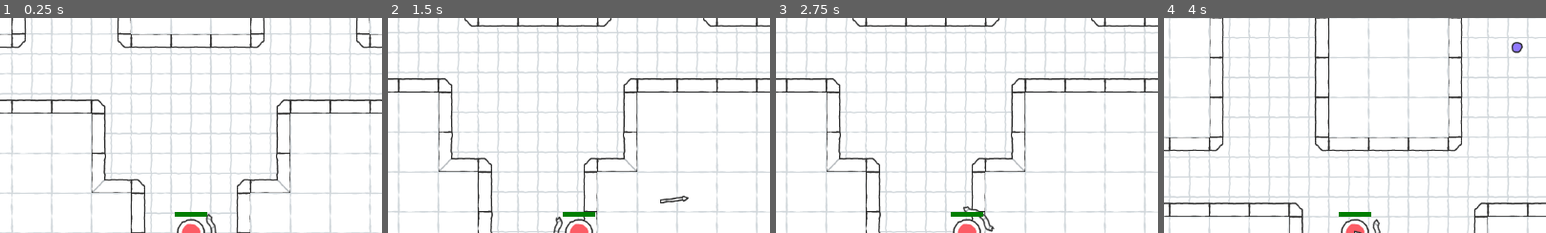
Above: before the commit, frames 1-4 (left to right).
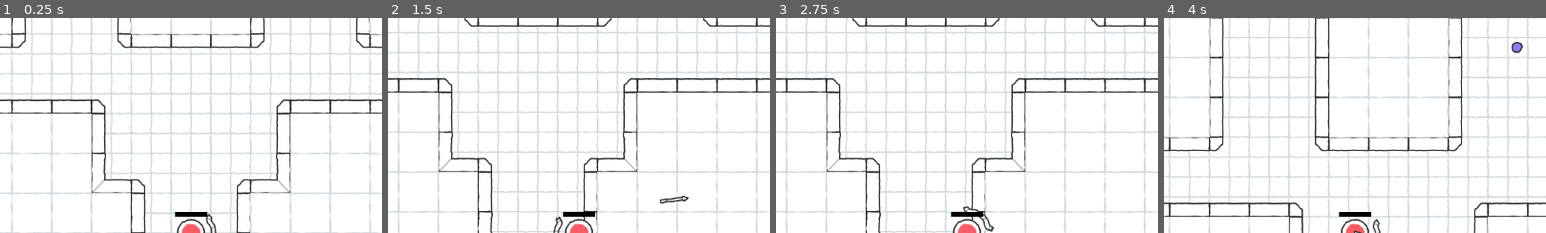
Above: after the commit, the same moments.

Repository: la-game/la-bh
Game: Godot game, scene res://src/game/maps/map_00.tscn
Two runs of this game, one before a commit and one after it. Both use one fixed random seed, a clock stepped at 60 frames per second and the inputs below. This scene is started directly instead of the project's main scene.
Inputs (mouse positions are % of the whole screen's width and height, from its top left):
- Up to frame 1 (0.25 s): no input
- Up to frame 2 (1.5 s): tap Enter at 0.5 s; move the mouse to (72, 45) at 0.52 s; hold D (move_right) 0.53-1.28 s; move the mouse to (30, 55) at 1.27 s; hold S (move_down) from 1.28 s (still down)
- Up to frame 3 (2.75 s): move the mouse to (60, 28) at 2.02 s; release S (move_down) at 2.03 s; hold D (move_right) from 2.03 s (still down)
- Up to frame 4 (4 s): move the mouse to (45, 70) at 2.77 s; release D (move_right) at 2.78 s; hold W (move_up) 2.78-3.53 s; move the mouse to (80, 65) at 3.52 s; hold A (move_left) from 3.53 s (still down)
The pictures show only the part of the screen within x 25-75%, y 0-50%; the shares and areas given below are measured in that part.

The runs differ from the first frame. In frame 1, 0.2% of the frame differs, in the area x 46-55%, y 90-93%; in frame 2, 0.2%; in frame 3, 0.2%; in frame 4, 0.2%.

Commit message:
Stop following dead players and dead player don't attack anymore

Diff:
--- a/src/components/enemy_navigation/enemy_navigation.gd
+++ b/src/components/enemy_navigation/enemy_navigation.gd
@@ -29,6 +29,10 @@
 		player = player2
 		return
 
+	if not player.alive:
+		player = player2
+		return
+
 	var player2_distance = enemy.global_position.distance_to(player2.global_position)
 	var player_distance = enemy.global_position.distance_to(player.global_position)
 
--- a/src/components/player_movement/player_movement.gd
+++ b/src/components/player_movement/player_movement.gd
@@ -7,8 +7,13 @@
 
 @export var speed: StatusSpeed
 
+var disabled: bool = false
+
 
 func _physics_process(_delta: float) -> void:
+	if disabled:
+		return
+
 	if not player:
 		return
 
--- /dev/null
+++ b/src/components/player_weapons/player_weapons.gd
@@ -0,0 +1,12 @@
+class_name PlayerWeapons
+extends Node2D
+
+
+func disable_all() -> void:
+	for weapon: Weapon in get_children():
+		weapon.disable()
+
+
+func enable_all() -> void:
+	for weapon: Weapon in get_children():
+		weapon.enable()
--- /dev/null
+++ b/src/components/player_weapons/player_weapons.tscn
@@ -0,0 +1,6 @@
+[gd_scene load_steps=2 format=3 uid="uid://b7h7q3kt7bofy"]
+
+[ext_resource type="Script" path="res://src/components/player_weapons/player_weapons.gd" id="1_55px3"]
+
+[node name="PlayerWeapons" type="Node2D"]
+script = ExtResource("1_55px3")
--- a/src/components/status_health/status_health.gd
+++ b/src/components/status_health/status_health.gd
@@ -18,15 +18,22 @@
 
 @export var value: float:
 	set(v):
+		if immutable:
+			return
+
 		v = clamp(v, 0, max_value)
 
 		if health_bar:
 			health_bar.value = v
 
-		if value > 0 and v <=0:
+		if value > 0 and v <= 0:
 			reached_zero.emit()
 
 		value = v
+
+## Block changes to health and shields value.[br]
+## This can be used to avoid changing health when the player is dead.
+var immutable: bool = false
 
 
 func _ready() -> void:
@@ -37,6 +44,9 @@
 
 ## Damage health but goes through shields before.
 func damage(v: float) -> void:
+	if immutable:
+		return
+
 	# Damaging shields.
 	for shield: StatusShield in get_children():
 		var exceed = shield.damage(v)
--- a/src/game/maps/map.gd
+++ b/src/game/maps/map.gd
@@ -48,7 +48,8 @@
 func update_enemies_target() -> void:
 	for enemy: Enemy in enemies.get_children():
 		for player: Player in players.get_children():
-			enemy.navigation.target_it(player)
+			if player.alive:
+				enemy.navigation.target_it(player)
 
 
 func _on_enemy_spawn_timer_timeout() -> void:
--- a/src/game/player/player.gd
+++ b/src/game/player/player.gd
@@ -9,4 +9,19 @@
 
 @export var attack: StatusAttack
 
+@export var movement: PlayerMovement
+
 @export var aim: PlayerAim
+
+@export var hitbox: Hitbox
+
+@export var weapons: PlayerWeapons
+
+var alive: bool = true
+
+
+func _on_status_health_reached_zero() -> void:
+	alive = false
+	movement.disabled = true
+	health.immutable = true
+	weapons.disable_all()
--- a/src/game/player/player.tscn
+++ b/src/game/player/player.tscn
@@ -9,6 +9,7 @@
 [ext_resource type="PackedScene" uid="uid://dre2m6br1ehrq" path="res://src/components/player_aim/player_aim.tscn" id="4_o12vi"]
 [ext_resource type="PackedScene" uid="uid://bgyu827rfph6j" path="res://src/components/hitbox/hitbox.tscn" id="5_gjx5p"]
 [ext_resource type="PackedScene" uid="uid://du80x6s871mn0" path="res://src/components/player_camera/player_camera.tscn" id="6_22abn"]
+[ext_resource type="PackedScene" uid="uid://b7h7q3kt7bofy" path="res://src/components/player_weapons/player_weapons.tscn" id="10_0tyd4"]
 [ext_resource type="PackedScene" uid="uid://1wtwkvoqrufg" path="res://src/game/weapons/bow/bow.tscn" id="10_31isi"]
 
 [sub_resource type="CircleShape2D" id="CircleShape2D_75ms6"]
@@ -49,17 +50,21 @@
 properties/0/spawn = true
 properties/0/replication_mode = 1
 
-[node name="Player" type="CharacterBody2D" node_paths=PackedStringArray("health", "speed", "attack", "aim")]
+[node name="Player" type="CharacterBody2D" node_paths=PackedStringArray("health", "speed", "attack", "movement", "aim", "hitbox", "weapons")]
 collision_layer = 0
 script = ExtResource("1_6ls87")
 health = NodePath("StatusHealth")
 speed = NodePath("StatusSpeed")
 attack = NodePath("StatusAttack")
+movement = NodePath("PlayerMovement")
 aim = NodePath("PlayerAim")
+hitbox = NodePath("Hitbox")
+weapons = NodePath("PlayerWeapons")
 
 [node name="StatusHealth" parent="." node_paths=PackedStringArray("health_bar", "shield_bar") instance=ExtResource("1_5l3pl")]
 health_bar = NodePath("../HealthBar")
 shield_bar = NodePath("../ShieldBar")
+value = 1.0
 
 [node name="StatusSpeed" parent="." instance=ExtResource("2_eiwcd")]
 
@@ -86,9 +91,9 @@
 [node name="CollisionShape2D" type="CollisionShape2D" parent="Hitbox"]
 shape = SubResource("CircleShape2D_x7i0n")
 
-[node name="Weapons" type="Node2D" parent="."]
+[node name="PlayerWeapons" parent="." instance=ExtResource("10_0tyd4")]
 
-[node name="Bow" parent="Weapons" node_paths=PackedStringArray("player") instance=ExtResource("10_31isi")]
+[node name="Bow" parent="PlayerWeapons" node_paths=PackedStringArray("player") instance=ExtResource("10_31isi")]
 player = NodePath("../..")
 
 [node name="HealthBar" type="TextureProgressBar" parent="."]
@@ -109,3 +114,5 @@
 
 [node name="MultiplayerSynchronizer" type="MultiplayerSynchronizer" parent="."]
 replication_config = SubResource("SceneReplicationConfig_vxww1")
+
+[connection signal="reached_zero" from="StatusHealth" to="." method="_on_status_health_reached_zero"]
--- a/src/game/weapons/bow/bow.gd
+++ b/src/game/weapons/bow/bow.gd
@@ -2,6 +2,8 @@
 
 
 const ARROW_SCENE = preload("res://src/game/weapons/arrow/arrow.tscn")
+
+@export var timer: Timer
 
 
 func _physics_process(_delta: float) -> void:
@@ -15,3 +17,13 @@
 	arrow.global_position = global_position
 	arrow.player = player
 	add_child(arrow)
+
+
+func disable() -> void:
+	set_physics_process(false)
+	timer.paused = true
+
+
+func enable() -> void:
+	set_physics_process(true)
+	timer.paused = false
--- a/src/game/weapons/bow/bow.tscn
+++ b/src/game/weapons/bow/bow.tscn
@@ -8,10 +8,11 @@
 [sub_resource type="RectangleShape2D" id="RectangleShape2D_8uiqp"]
 size = Vector2(20, 60)
 
-[node name="Bow" type="Area2D" node_paths=PackedStringArray("speed", "attack")]
+[node name="Bow" type="Area2D" node_paths=PackedStringArray("timer", "speed", "attack")]
 collision_layer = 0
 collision_mask = 0
 script = ExtResource("1_cvuk1")
+timer = NodePath("Timer")
 speed = NodePath("StatusSpeed")
 attack = NodePath("StatusAttack")
 
--- a/src/game/weapons/weapon.gd
+++ b/src/game/weapons/weapon.gd
@@ -8,3 +8,11 @@
 @export var speed: StatusSpeed
 
 @export var attack: StatusAttack
+
+
+func disable() -> void:
+	pass
+
+
+func enable() -> void:
+	pass
Not shown: 1 places in src/game/player/player.tscn that only renumber resources
